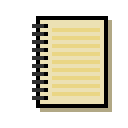
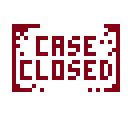
Revision of a layered 128×128 image; what changed, layer by layer:
showed "Layer 1" over box(12, 24, 120, 92)
hid "Layer 0" over box(32, 16, 112, 112)
